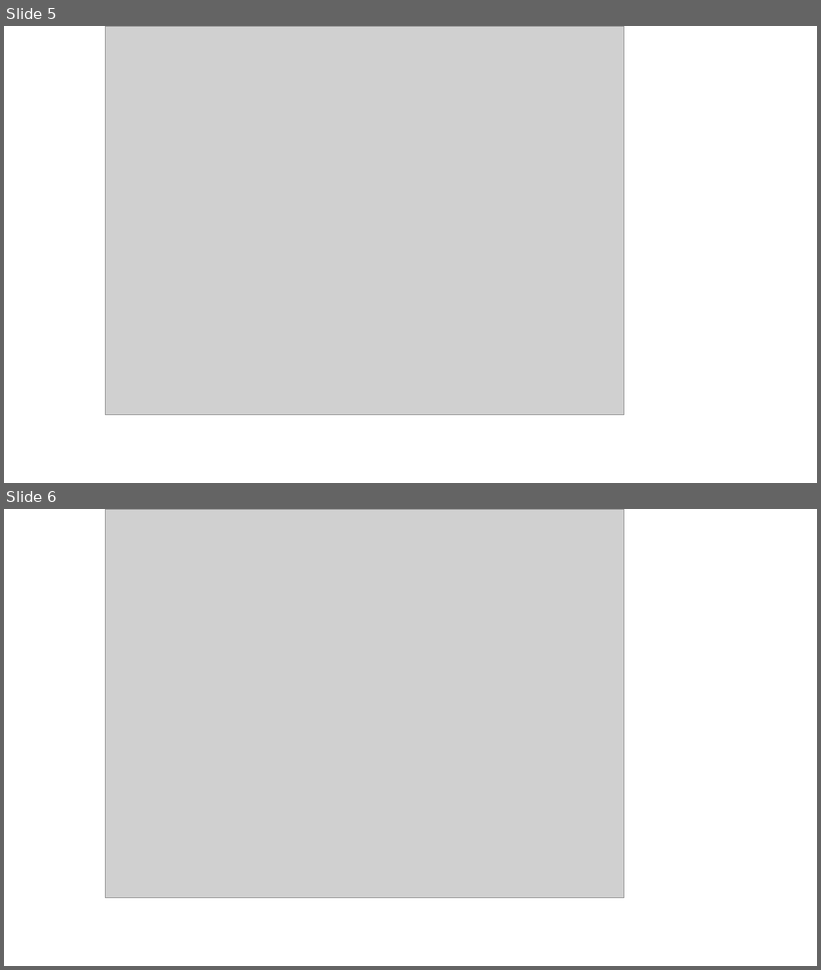
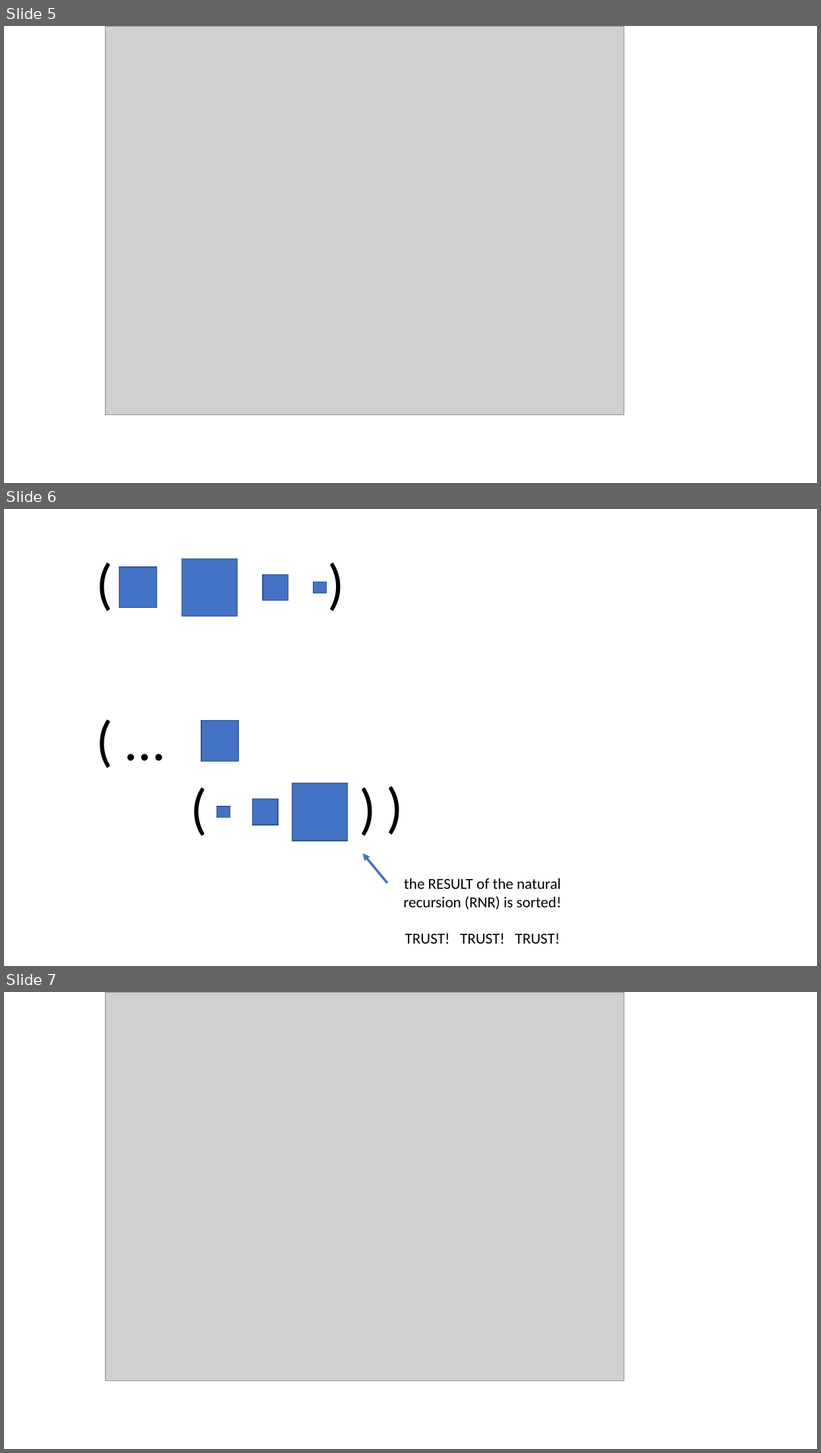
Before and after one commit to GregorKiczales/spd-materials, a slide deck: instructor/l08/l08-pad.pptx. Shown one above the other, each under a label of ours: slides 5 and 6 before the commit, slides 5, 6 and 7 after it. The pictures are 821x970 and 821x1453 pixels, drawn with LibreOffice and Linux fonts; fonts in the diff are those of the drawing; grey boxes stand for pictures. Boxes give left, top, right and bottom in pixels: in the first picture for what was removed or moved away, otherwise in the second. Text is boxed around its words. In the diff, an @@ line names an element or a change of style, - is before the commit and + after.

```diff
--- a/instructor/l08/l08-pad.pptx
+++ b/instructor/l08/l08-pad.pptx
@@ slide 6 added at [4,509,817,966], background #FFFFFF @@
@@ text added at [90,545,355,619], 66 pt, text #000000 @@
+( )
@@ rectangle added at [120,567,156,608], fill #4472C4, outline #325491 1 pt @@
@@ rectangle added at [182,559,238,617], fill #4472C4, outline #325491 1 pt @@
@@ rectangle added at [263,574,288,601], fill #4472C4, outline #325491 1 pt @@
@@ rectangle added at [314,582,326,593], fill #4472C4, outline #325491 1 pt @@
@@ group added at [90,702,720,844]: 4 rectangles, 2 texts @@
+( …
+)
+( )
@@ arrow added from (387, 883) to (362, 854), #4472C4 2.75 pt @@
@@ text added at [403,879,562,944], 18 pt, text #000000 @@
+the RESULT of the natural recursion (RNR) is sorted!
+TRUST! TRUST! TRUST!
@@ what was slide 6 is now slide 7 @@
```
Also in this commit, not shown: 1 other slide added, 3 other files.
